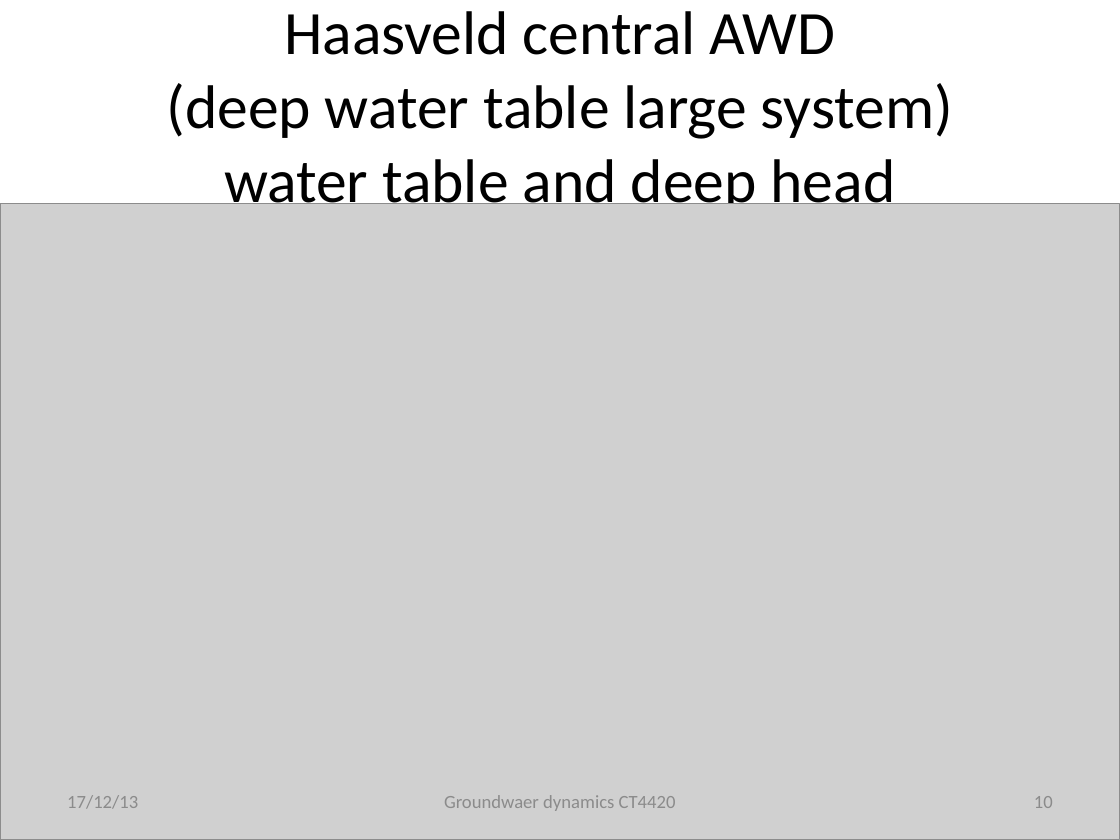
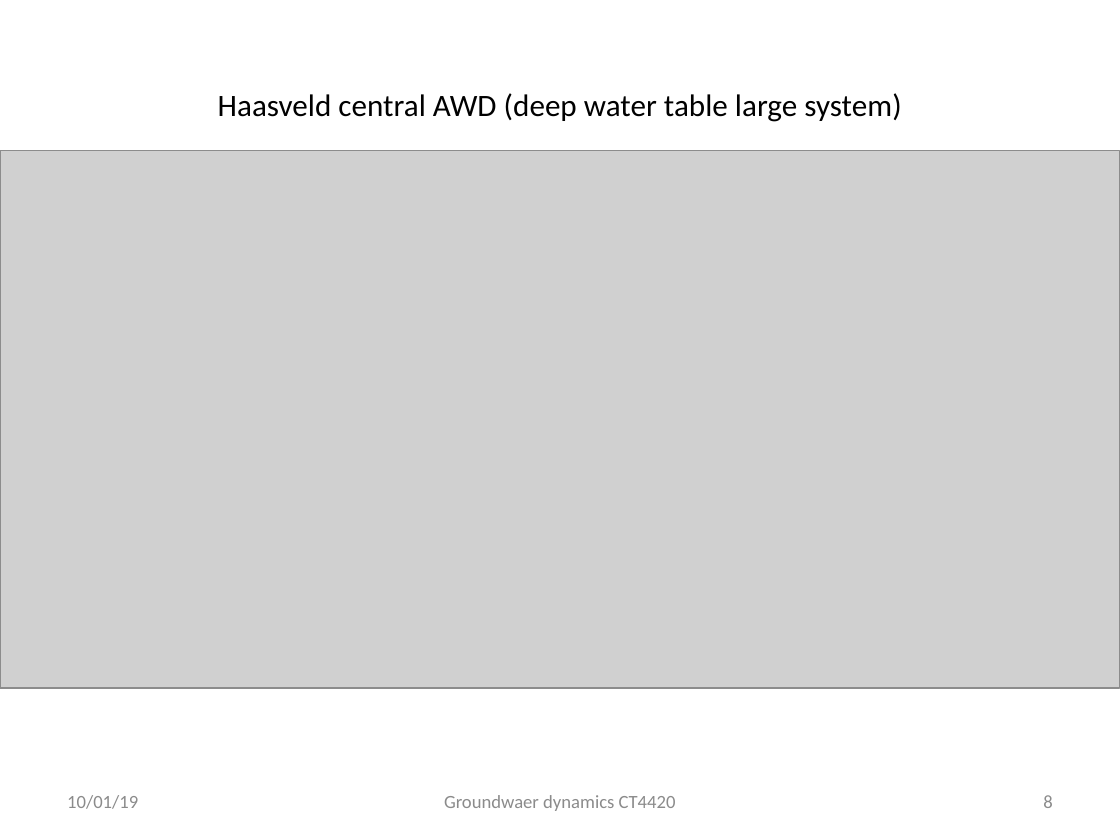
Before and after one commit to Olsthoorn/TransientGroundwaterFlow, a slide deck: slide 8 of PowerPoint/Groundwater Dynamics AWD.pptx (slide 10 before the commit). Drawn at 1120x840 pixels with LibreOffice and Linux fonts; fonts in the diff are those of the drawing; grey boxes stand for pictures. Boxes give left, top, right and bottom in pixels: in the first picture for what was removed or moved away, otherwise in the second. Text is boxed around its words. In the diff, an @@ line names an element or a change of style, - is before the commit and + after.

```diff
--- a/PowerPoint/Groundwater Dynamics AWD.pptx
+++ b/PowerPoint/Groundwater Dynamics AWD.pptx
@@ title at (x1=218, y1=93, x2=901, y2=122): text changed; size 39.6 to 20 pt @@
-Haasveld central AWD
-(deep water table large system)
-water table and deep head
+Haasveld central AWD (deep water table large system)
@@ picture resized from (x1=0, y1=204, x2=1120, y2=840) to (x1=0, y1=151, x2=1120, y2=689) @@
@@ text at (x1=67, y1=795, x2=138, y2=809): text changed @@
-17/12/13
+10/01/19
@@ page number at (x1=1043, y1=795, x2=1052, y2=808): text changed @@
-10
+8
```
Also in this commit, not shown: 13 other slides changed, 9 slides removed.
